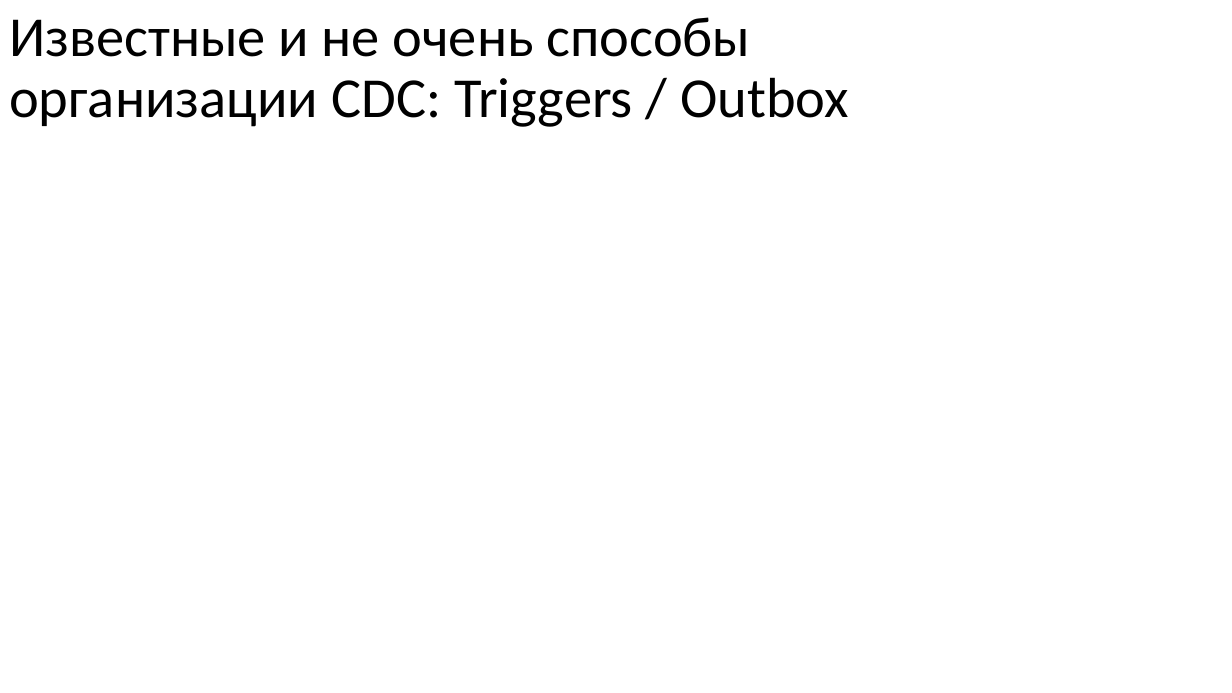
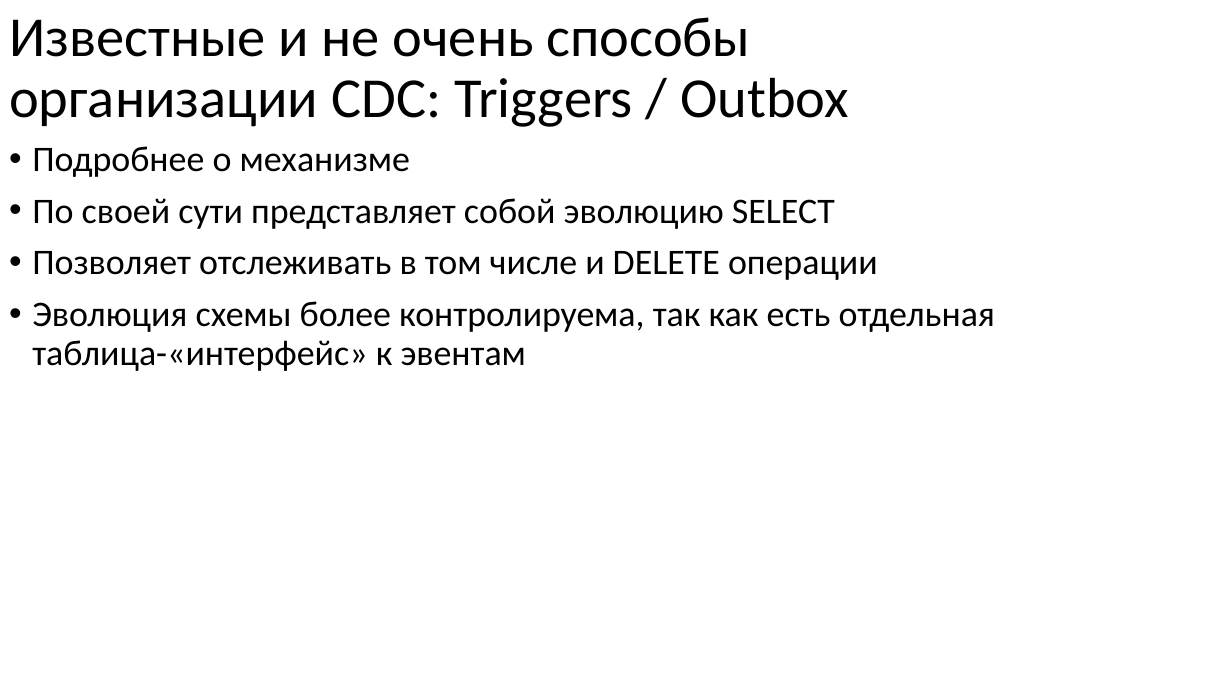
Before and after one commit to nryanov/presentations, a slide deck: slide 12 of smartdata/cdc-via-debezium/debezium-smartdata2025.pptx (slide 8 before the commit). Drawn at 1232x693 pixels with LibreOffice and Linux fonts; fonts in the diff are those of the drawing. Boxes give left, top, right and bottom in pixels: in the first picture for what was removed or moved away, otherwise in the second. Text is boxed around its words. In the diff, an @@ line names an element or a change of style, - is before the commit and + after.

```diff
--- a/smartdata/cdc-via-debezium/debezium-smartdata2025.pptx
+++ b/smartdata/cdc-via-debezium/debezium-smartdata2025.pptx
@@ text added at (32, 146, 995, 371), 28 pt, text #000000 @@
+• Подробнее о механизме
+• По своей сути представляет собой эволюцию SELECT
+• Позволяет отслеживать в том числе и DELETE операции
+• Эволюция схемы более контролируема, так как есть отдельная таблица-«интерфейс» к эвентам
```
Also in this commit, not shown: 3 other slides changed, 7 slides added.
